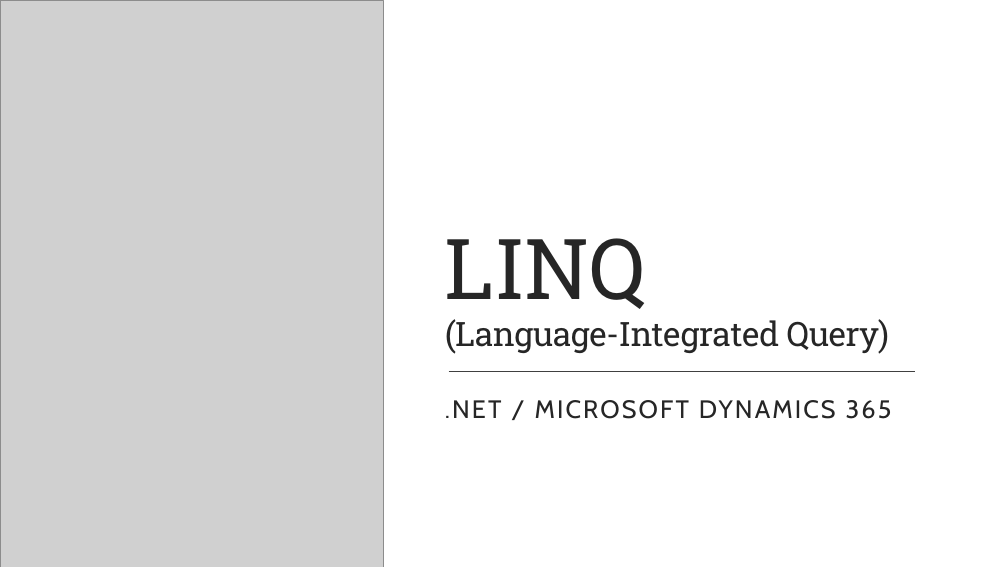
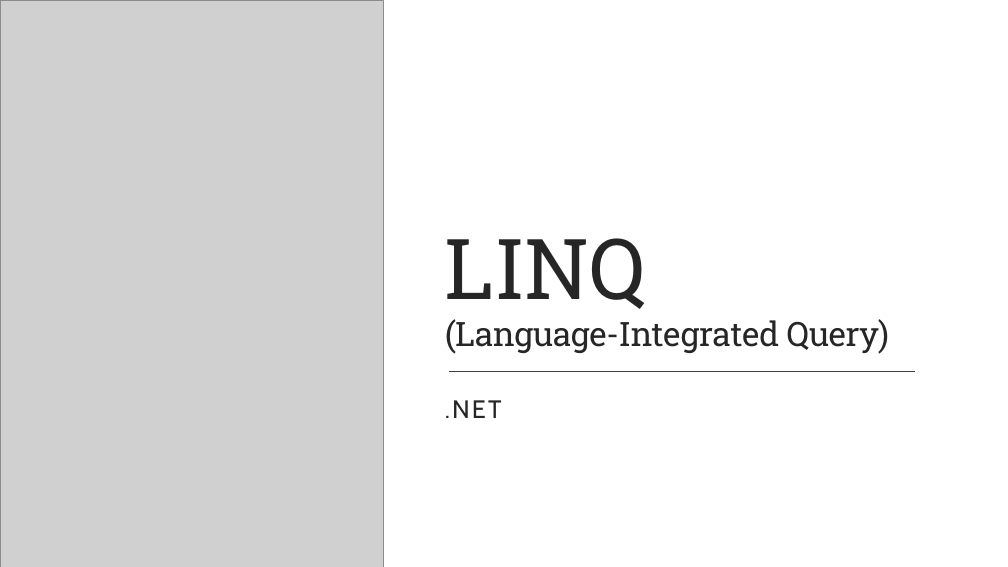
Before and after one commit to 2002-feb24-net/trainer-code, a slide deck: slide 1 of 1-csharp/REPO_MarksCodeAndPPTs/DotNetPPTs/D4_.NET_LINQ.pptx. Drawn at 1008x567 pixels with LibreOffice and Linux fonts; fonts in the diff are those of the drawing; grey boxes stand for pictures. Boxes give left, top, right and bottom in pixels: in the first picture for what was removed or moved away, otherwise in the second. Text is boxed around its words. In the diff, an @@ line names an element or a change of style, - is before the commit and + after.

```diff
--- a/1-csharp/REPO_MarksCodeAndPPTs/DotNetPPTs/D4_.NET_LINQ.pptx
+++ b/1-csharp/REPO_MarksCodeAndPPTs/DotNetPPTs/D4_.NET_LINQ.pptx
@@ subtitle at (445,400,502,418): text changed @@
-.NET / MICROSOFT DYNAMICS 365
+.NET
```
Also in this commit, not shown: 3 other slides changed.
